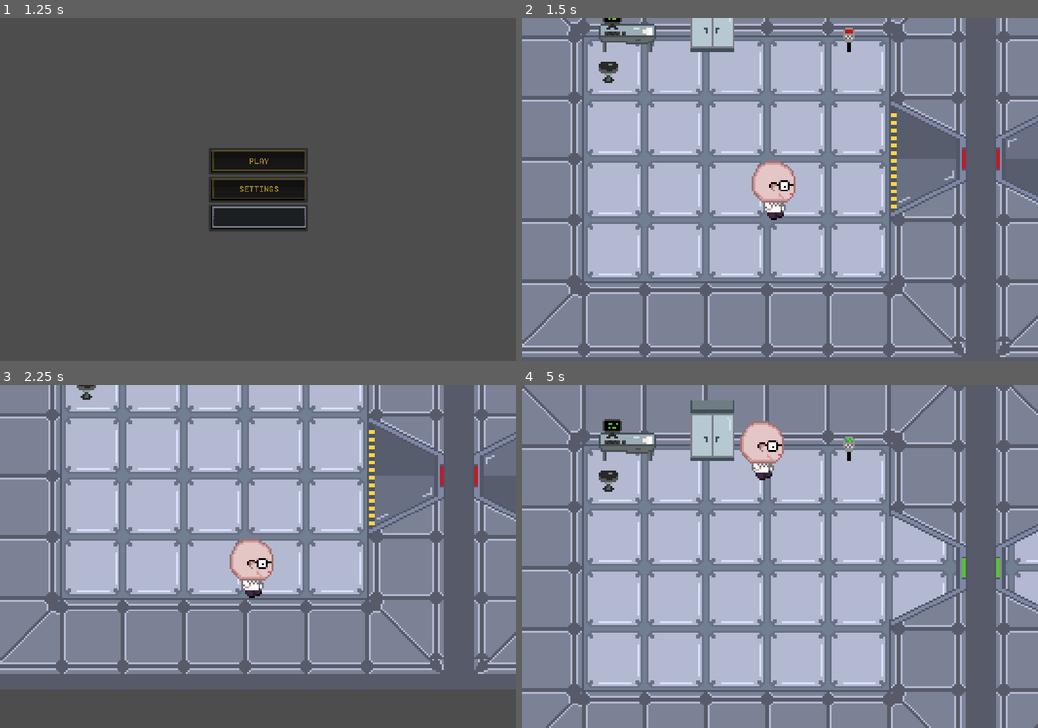
Above: before the commit, frames 1-4 (two rows, left to right).
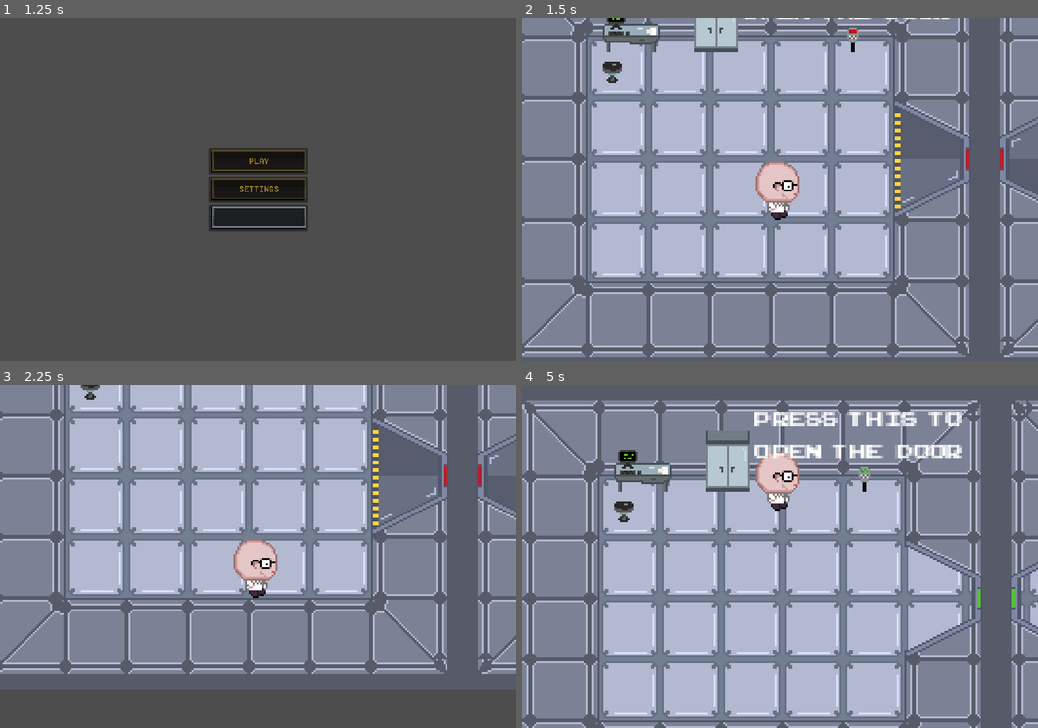
Above: after the commit, the same moments.

Repository: Pi-pol/Tachyon-race
Game: Godot game, scene res://Scenes/title.tscn
The game is run twice, just before and just after one commit, with the same random seed, the same clock (stepped at 60 frames per second) and the same inputs.
Inputs (mouse positions are in pixels of both pictures, inside the frame that each line leads up to):
- Up to frame 1 (1.25 s): tap Enter at 0.5 s; move the mouse to (371, 172) at 0.52 s; hold Right (ui_right) from 0.53 s (still down); click (371, 172) at 0.67 s
- Up to frame 2 (1.5 s): release Right (ui_right) at 1.25 s; click (780, 162) at 1.25 s
- Up to frame 3 (2.25 s): tap Space at 2 s; move the mouse to (154, 573) at 2.02 s; hold Down (ui_down) from 2.03 s (still down)
- Up to frame 4 (5 s): tap Enter at 2.75 s; move the mouse to (831, 481) at 2.77 s; release Down (ui_down) at 2.78 s; hold Right (ui_right) 2.78-3.53 s; move the mouse to (754, 625) at 3.52 s; hold Up (ui_up) 3.53-4.28 s; click (754, 625) at 3.67 s; tap Space at 4.25 s; move the mouse to (934, 607) at 4.27 s; hold Left (ui_left) from 4.28 s (still down)

Frame 1 is identical in both runs. In frame 2, 19% of the frame differs, in the area x 0-100%, y 0-99%; in frame 3, 16%; in frame 4, 56%, in the area x 0-100%, y 0-100%.

Commit message:
Added first prompts

Diff:
--- a/Scenes/1stlevel.tscn
+++ b/Scenes/1stlevel.tscn
@@ -1,16 +1,17 @@
-[gd_scene load_steps=19 format=3 uid="uid://oo0vn7fcpglf"]
+[gd_scene load_steps=20 format=3 uid="uid://oo0vn7fcpglf"]
 
 [ext_resource type="PackedScene" uid="uid://dtk3e2suufm0m" path="res://Scenes/player.tscn" id="1_y7u1b"]
 [ext_resource type="Texture2D" uid="uid://dpb31771lqv1" path="res://sth.png" id="2_40tig"]
-[ext_resource type="PackedScene" uid="uid://bsc27jlyp74gh" path="res://Scenes/action_emmiter.tscn" id="2_pu3r0"]
+[ext_resource type="PackedScene" path="res://Scenes/action_emmiter.tscn" id="2_pu3r0"]
 [ext_resource type="Texture2D" uid="uid://begckgk320i22" path="res://character.png" id="2_xif6h"]
 [ext_resource type="Script" path="res://Scripts/PushBox.gd" id="3_fsm57"]
-[ext_resource type="PackedScene" uid="uid://byvm3u2388a0w" path="res://Scenes/button_game.tscn" id="6_4hc3a"]
-[ext_resource type="PackedScene" path="res://Scenes/base_tilemap.tscn" id="7_fkt6h"]
-[ext_resource type="PackedScene" path="res://Scenes/doors_tilemap.tscn" id="8_k6orn"]
+[ext_resource type="PackedScene" path="res://Scenes/button_game.tscn" id="6_4hc3a"]
+[ext_resource type="PackedScene" uid="uid://deoer7bynwll4" path="res://Scenes/base_tilemap.tscn" id="7_fkt6h"]
+[ext_resource type="PackedScene" uid="uid://bea2qh6ew34b6" path="res://Scenes/doors_tilemap.tscn" id="8_k6orn"]
 [ext_resource type="Script" path="res://Scripts/door_script.gd" id="9_qrhr4"]
 [ext_resource type="Texture2D" uid="uid://d235fmkljycgo" path="res://Assets/furniture.png" id="10_a3aqt"]
 [ext_resource type="Script" path="res://Scripts/Furniture.gd" id="11_a4r7w"]
+[ext_resource type="FontFile" uid="uid://cqsuld7mf6wi" path="res://Assets/ARCADECLASSIC.TTF" id="12_gps5e"]
 
 [sub_resource type="Shader" id="Shader_xmui1"]
 code = "shader_type canvas_item;
@@ -37,9 +38,6 @@
 
 [sub_resource type="RectangleShape2D" id="RectangleShape2D_60p0f"]
 size = Vector2(32, 16)
-
-[sub_resource type="RectangleShape2D" id="RectangleShape2D_84ht8"]
-size = Vector2(32, 32)
 
 [sub_resource type="TileSetAtlasSource" id="TileSetAtlasSource_f8u53"]
 texture = ExtResource("10_a3aqt")
@@ -85,6 +83,9 @@
 physics_layer_0/collision_layer = 1
 sources/0 = SubResource("TileSetAtlasSource_f8u53")
 
+[sub_resource type="RectangleShape2D" id="RectangleShape2D_84ht8"]
+size = Vector2(32, 32)
+
 [node name="1Stlevel" type="Node2D"]
 y_sort_enabled = true
 
@@ -119,13 +120,19 @@
 [node name="TileMap" parent="." instance=ExtResource("7_fkt6h")]
 layer_0/tile_data = PackedInt32Array(65537, 0, 0, 65538, 0, 0, 65539, 0, 0, 65540, 0, 0, 65541, 0, 0, 131077, 0, 0, 131 …(2175 unchanged characters)…
 
+[node name="Furniture" type="TileMap" parent="TileMap"]
+tile_set = SubResource("TileSet_3kl0b")
+format = 2
+layer_0/tile_data = PackedInt32Array(65547, 458752, 0, 65539, 65536, 0, 65542, 196608, 0, 131075, 131072, 0)
+script = ExtResource("11_a4r7w")
+
 [node name="Player" parent="TileMap" instance=ExtResource("1_y7u1b")]
 position = Vector2(133, 112)
 
 [node name="Camera2D" type="Camera2D" parent="TileMap/Player"]
 zoom = Vector2(4, 4)
-limit_left = 0
-limit_top = 0
+limit_left = -16
+limit_top = -16
 limit_right = 3000
 limit_bottom = 2000
 position_smoothing_enabled = true
@@ -143,14 +150,30 @@
 layer_0/tile_data = PackedInt32Array(196614, 0, 1, 131079, 65536, 0, 196615, 65536, 1, 131080, 131072, 0, 196616, 131072, 1, 131078, 0, 0, 65543, 458752, 1, 262151, 458752, 1, 65542, 589824, 0, 262150, 589824, 0, 262152, 524288, 0, 65544, 524288, 0)
 script = ExtResource("9_qrhr4")
 
-[node name="Furniture" type="TileMap" parent="."]
-tile_set = SubResource("TileSet_3kl0b")
-format = 2
-layer_0/tile_data = PackedInt32Array(65547, 458752, 0, 65539, 65536, 0, 65542, 196608, 0, 131075, 131072, 0)
-script = ExtResource("11_a4r7w")
+[node name="Text1Node2" type="Node2D" parent="."]
+position = Vector2(373, 169)
+
+[node name="Text 1" type="RichTextLabel" parent="Text1Node2"]
+offset_left = -51.0
+offset_top = -65.0
+offset_right = 118.0
+offset_bottom = 1.0
+theme_override_fonts/normal_font = ExtResource("12_gps5e")
+text = "Try   to   pick   this    up"
+
+[node name="Text1Node" type="Node2D" parent="."]
+position = Vector2(156, 52)
+
+[node name="Text 1" type="RichTextLabel" parent="Text1Node"]
+offset_left = -43.0
+offset_top = -58.0
+offset_right = 105.0
+offset_bottom = 8.0
+theme_override_fonts/normal_font = ExtResource("12_gps5e")
+text = "Press   this   to   open   the   door"
 
 [connection signal="door_button_pressed" from="ButtonGame" to="DoorsTilemap" method="_on_button_game_door_button_pressed"]
-[connection signal="door_button_pressed" from="ButtonGame" to="Furniture" method="_on_button_game_door_button_pressed"]
+[connection signal="door_button_pressed" from="ButtonGame" to="TileMap/Furniture" method="_on_button_game_door_button_pressed"]
 
 [editable path="TileMap/Player"]
 [editable path="TileMap/Player/action_emmiter"]
--- a/Scenes/player.tscn
+++ b/Scenes/player.tscn
@@ -7,6 +7,123 @@
 radius = 9.0
 height = 32.0
 
+[sub_resource type="Animation" id="Animation_qvhkn"]
+resource_name = "IdleDown"
+length = 0.1
+loop_mode = 1
+tracks/0/type = "value"
+tracks/0/imported = false
+tracks/0/enabled = true
+tracks/0/path = NodePath("Sprite2D:frame")
+tracks/0/interp = 1
+tracks/0/loop_wrap = true
+tracks/0/keys = {
+"times": PackedFloat32Array(0),
+"transitions": PackedFloat32Array(1),
+"update": 1,
+"values": [1]
+}
+
+[sub_resource type="Animation" id="Animation_ag0o0"]
+resource_name = "IdleLeft"
+length = 0.1
+loop_mode = 1
+tracks/0/type = "value"
+tracks/0/imported = false
+tracks/0/enabled = true
+tracks/0/path = NodePath("Sprite2D:frame")
+tracks/0/interp = 1
+tracks/0/loop_wrap = true
+tracks/0/keys = {
+"times": PackedFloat32Array(0),
+"transitions": PackedFloat32Array(1),
+"update": 1,
+"values": [9]
+}
+
+[sub_resource type="Animation" id="Animation_fslhr"]
+resource_name = "IdleRight"
+length = 0.1
+loop_mode = 1
+tracks/0/type = "value"
+tracks/0/imported = false
+tracks/0/enabled = true
+tracks/0/path = NodePath("Sprite2D:frame")
+tracks/0/interp = 1
+tracks/0/loop_wrap = true
+tracks/0/keys = {
+"times": PackedFloat32Array(0),
+"transitions": PackedFloat32Array(1),
+"update": 1,
+"values": [5]
+}
+
+[sub_resource type="Animation" id="Animation_rfobv"]
+resource_name = "IdleUp"
+length = 0.1
+loop_mode = 1
+tracks/0/type = "value"
+tracks/0/imported = false
+tracks/0/enabled = true
+tracks/0/path = NodePath("Sprite2D:frame")
+tracks/0/interp = 1
+tracks/0/loop_wrap = true
+tracks/0/keys = {
+"times": PackedFloat32Array(0),
+"transitions": PackedFloat32Array(1),
+"update": 1,
+"values": [13]
+}
+
+[sub_resource type="Animation" id="Animation_hxn6x"]
+length = 0.001
+tracks/0/type = "value"
+tracks/0/imported = false
+tracks/0/enabled = true
+tracks/0/path = NodePath("Sprite2D:frame")
+tracks/0/interp = 1
+tracks/0/loop_wrap = true
+tracks/0/keys = {
+"times": PackedFloat32Array(0),
+"transitions": PackedFloat32Array(1),
+"update": 1,
+"values": [4]
+}
+
+[sub_resource type="Animation" id="Animation_q4fu4"]
+resource_name = "RunDown"
+length = 0.4
+loop_mode = 1
+tracks/0/type = "value"
+tracks/0/imported = false
+tracks/0/enabled = true
+tracks/0/path = NodePath("Sprite2D:frame")
+tracks/0/interp = 1
+tracks/0/loop_wrap = true
+tracks/0/keys = {
+"times": PackedFloat32Array(0, 0.1, 0.2, 0.3),
+"transitions": PackedFloat32Array(1, 1, 1, 1),
+"update": 1,
+"values": [0, 1, 2, 3]
+}
+
+[sub_resource type="Animation" id="Animation_yetwk"]
+resource_name = "RunLeft"
+length = 0.4
+loop_mode = 1
+tracks/0/type = "value"
+tracks/0/imported = false
+tracks/0/enabled = true
+tracks/0/path = NodePath("Sprite2D:frame")
+tracks/0/interp = 1
+tracks/0/loop_wrap = true
+tracks/0/keys = {
+"times": PackedFloat32Array(0, 0.1, 0.2, 0.3),
+"transitions": PackedFloat32Array(1, 1, 1, 1),
+"update": 1,
+"values": [8, 9, 10, 11]
+}
+
 [sub_resource type="Animation" id="Animation_6gpfh"]
 resource_name = "RunRight"
 length = 0.4
@@ -24,38 +141,6 @@
 "values": [4, 5, 6, 7]
 }
 
-[sub_resource type="Animation" id="Animation_hxn6x"]
-length = 0.001
-tracks/0/type = "value"
-tracks/0/imported = false
-tracks/0/enabled = true
-tracks/0/path = NodePath("Sprite2D:frame")
-tracks/0/interp = 1
-tracks/0/loop_wrap = true
-tracks/0/keys = {
-"times": PackedFloat32Array(0),
-"transitions": PackedFloat32Array(1),
-"update": 1,
-"values": [4]
-}
-
-[sub_resource type="Animation" id="Animation_q4fu4"]
-resource_name = "RunDown"
-length = 0.4
-loop_mode = 1
-tracks/0/type = "value"
-tracks/0/imported = false
-tracks/0/enabled = true
-tracks/0/path = NodePath("Sprite2D:frame")
-tracks/0/interp = 1
-tracks/0/loop_wrap = true
-tracks/0/keys = {
-"times": PackedFloat32Array(0, 0.1, 0.2, 0.3),
-"transitions": PackedFloat32Array(1, 1, 1, 1),
-"update": 1,
-"values": [0, 1, 2, 3]
-}
-
 [sub_resource type="Animation" id="Animation_cr1su"]
 resource_name = "RunUp"
 length = 0.4
@@ -71,91 +156,6 @@
 "transitions": PackedFloat32Array(1, 1, 1, 1),
 "update": 1,
 "values": [12, 13, 14, 15]
-}
-
-[sub_resource type="Animation" id="Animation_yetwk"]
-resource_name = "RunLeft"
-length = 0.4
-loop_mode = 1
-tracks/0/type = "value"
-tracks/0/imported = false
-tracks/0/enabled = true
-tracks/0/path = NodePath("Sprite2D:frame")
-tracks/0/interp = 1
-tracks/0/loop_wrap = true
-tracks/0/keys = {
-"times": PackedFloat32Array(0, 0.1, 0.2, 0.3),
-"transitions": PackedFloat32Array(1, 1, 1, 1),
-"update": 1,
-"values": [8, 9, 10, 11]
-}
-
-[sub_resource type="Animation" id="Animation_fslhr"]
-resource_name = "IdleRight"
-length = 0.1
-loop_mode = 1
-tracks/0/type = "value"
-tracks/0/imported = false
-tracks/0/enabled = true
-tracks/0/path = NodePath("Sprite2D:frame")
-tracks/0/interp = 1
-tracks/0/loop_wrap = true
-tracks/0/keys = {
-"times": PackedFloat32Array(0),
-"transitions": PackedFloat32Array(1),
-"update": 1,
-"values": [5]
-}
-
-[sub_resource type="Animation" id="Animation_rfobv"]
-resource_name = "IdleUp"
-length = 0.1
-loop_mode = 1
-tracks/0/type = "value"
-tracks/0/imported = false
-tracks/0/enabled = true
-tracks/0/path = NodePath("Sprite2D:frame")
-tracks/0/interp = 1
-tracks/0/loop_wrap = true
-tracks/0/keys = {
-"times": PackedFloat32Array(0),
-"transitions": PackedFloat32Array(1),
-"update": 1,
-"values": [13]
-}
-
-[sub_resource type="Animation" id="Animation_ag0o0"]
-resource_name = "IdleLeft"
-length = 0.1
-loop_mode = 1
-tracks/0/type = "value"
-tracks/0/imported = false
-tracks/0/enabled = true
-tracks/0/path = NodePath("Sprite2D:frame")
-tracks/0/interp = 1
-tracks/0/loop_wrap = true
-tracks/0/keys = {
-"times": PackedFloat32Array(0),
-"transitions": PackedFloat32Array(1),
-"update": 1,
-"values": [9]
-}
-
-[sub_resource type="Animation" id="Animation_qvhkn"]
-resource_name = "IdleDown"
-length = 0.1
-loop_mode = 1
-tracks/0/type = "value"
-tracks/0/imported = false
-tracks/0/enabled = true
-tracks/0/path = NodePath("Sprite2D:frame")
-tracks/0/interp = 1
-tracks/0/loop_wrap = true
-tracks/0/keys = {
-"times": PackedFloat32Array(0),
-"transitions": PackedFloat32Array(1),
-"update": 1,
-"values": [1]
 }
 
 [sub_resource type="AnimationLibrary" id="AnimationLibrary_gdc1f"]
Binary file added: Assets/ARCADECLASSIC.TTF
Not shown, added: Assets/ARCADECLASSIC.TTF.import
